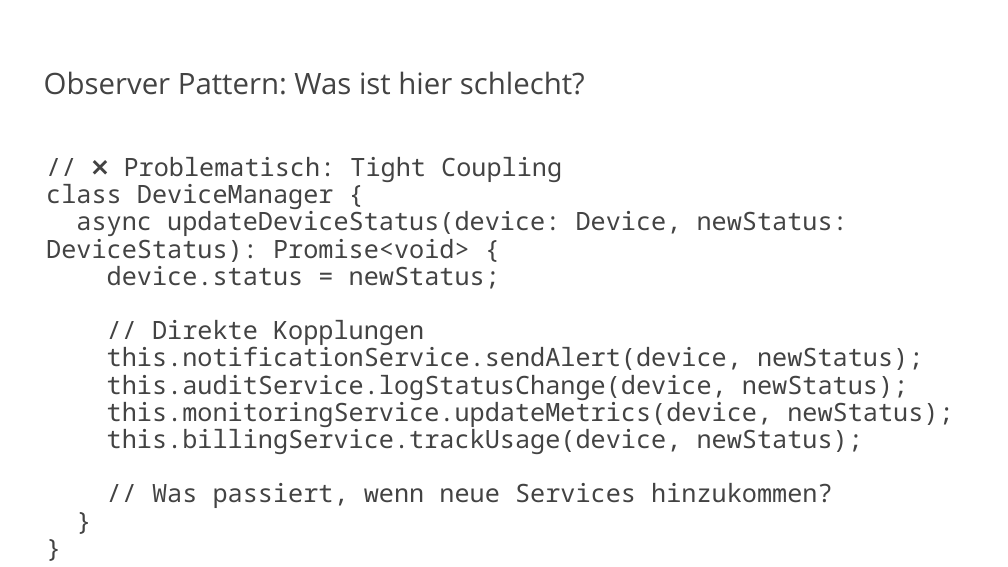
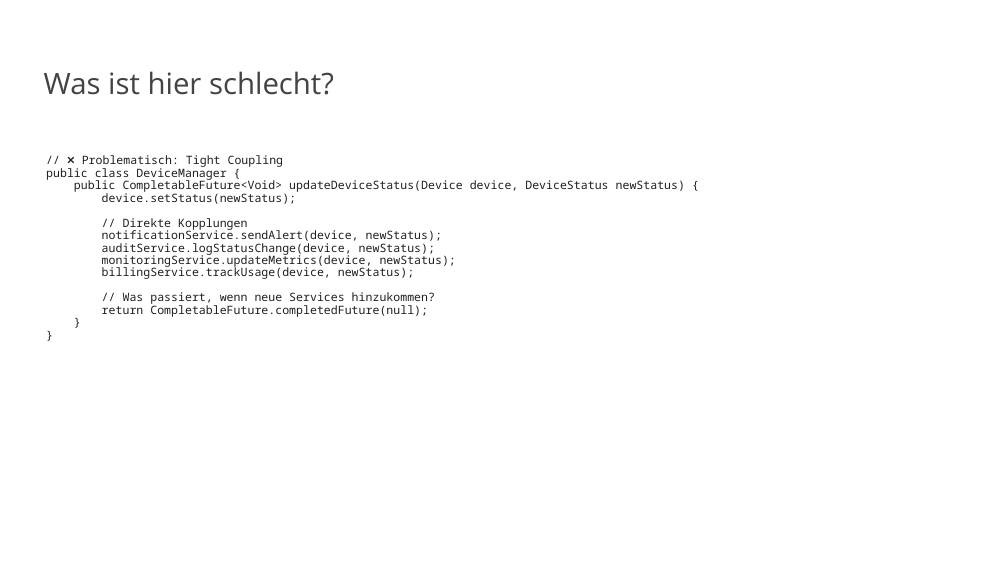
Before and after one commit to vanillacore-net/september-2025-telekom-training, a slide deck: slide 10 of presentations/powerpoint/block3-presentation.pptx. Drawn at 1008x567 pixels with LibreOffice and Linux fonts; fonts in the diff are those of the drawing; background and template pictures are left out. Boxes give left, top, right and bottom in pixels: in the first picture for what was removed or moved away, otherwise in the second. Text is boxed around its words. In the diff, an @@ line names an element or a change of style, - is before the commit and + after.

```diff
--- a/presentations/powerpoint/block3-presentation.pptx
+++ b/presentations/powerpoint/block3-presentation.pptx
@@ title at [44, 71, 334, 95]: text changed @@
-Observer Pattern: Was ist hier schlecht?
+Was ist hier schlecht?
@@ text at [46, 155, 685, 317]: text changed; size 24 to 11 pt; text colour #434343 to #1F1F1F @@
-// ❌ Problematisch: Tight Coupling
-class DeviceManager {
-async updateDeviceStatus(device: Device, newStatus: DeviceStatus): Promise<void> {
-device.status = newStatus;
-// Direkte Kopplungen
-this.notificationService.sendAlert(device, newStatus);
-this.auditService.logStatusChange(device, newStatus);
-this.monitoringService.updateMetrics(device, newStatus);
-this.billingService.trackUsage(device, newStatus);
-// Was passiert, wenn neue Services hinzukommen?
-}
-}
+// ❌ Problematisch: Tight Coupling
+public class DeviceManager {
+public CompletableFuture<Void> updateDeviceStatus(Device device, DeviceStatus newStatus) {
+device.setStatus(newStatus);
+// Direkte Kopplungen
+notificationService.sendAlert(device, newStatus);
+auditService.logStatusChange(device, newStatus);
+monitoringService.updateMetrics(device, newStatus);
+billingService.trackUsage(device, newStatus);
+// Was passiert, wenn neue Services hinzukommen?
+return CompletableFuture.completedFuture(null);
+}
+}
```
Also in this commit, not shown: 25 other slides changed, 3 slides added, 4 other files.
